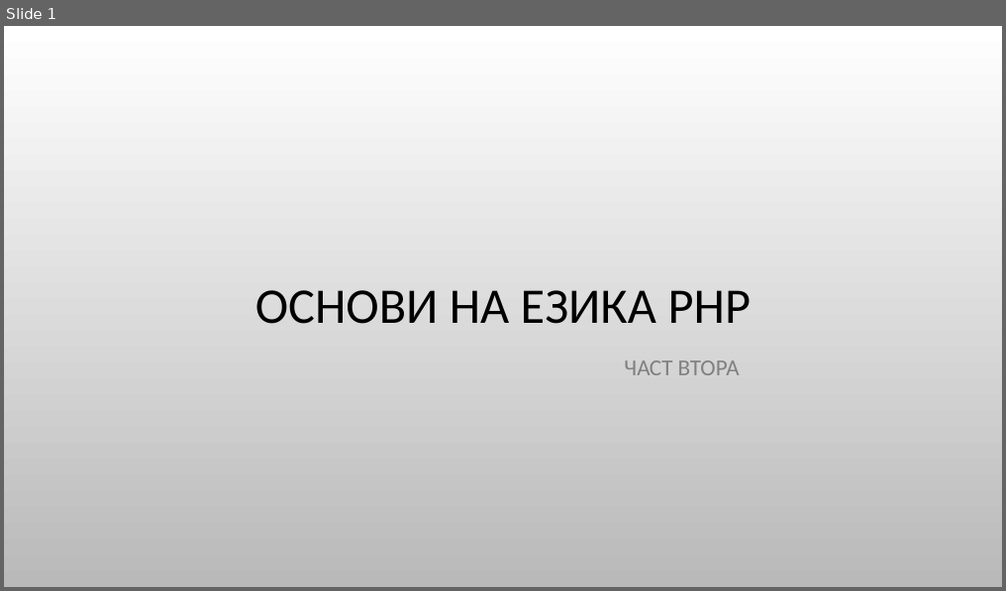
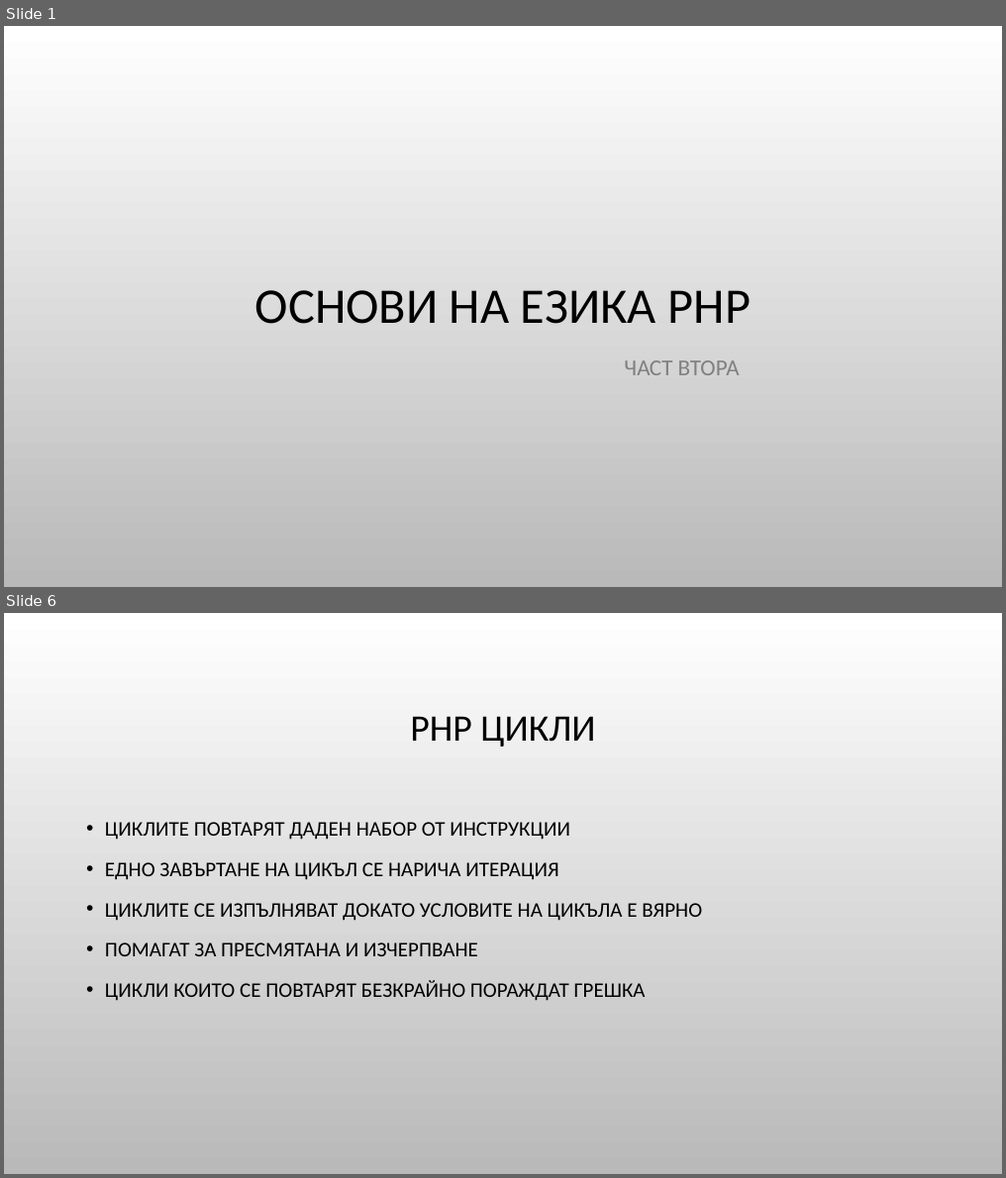
Before and after one commit to Bilyukov/php-mysql-course, a slide deck: 05.php-basics-2.pptx. Shown one above the other, each under a label of ours: slide 1 before the commit, slides 1 and 6 after it; the slides between them are not shown. The pictures are 1006x591 and 1006x1178 pixels, drawn with LibreOffice and Linux fonts; fonts in the diff are those of the drawing; background and template pictures are left out. Boxes give left, top, right and bottom in pixels: in the first picture for what was removed or moved away, otherwise in the second. Text is boxed around its words. In the diff, an @@ line names an element or a change of style, - is before the commit and + after.

```diff
--- a/05.php-basics-2.pptx
+++ b/05.php-basics-2.pptx
@@ slide 6 added at (4, 613, 1002, 1174), background picture (left out) @@
@@ title added at (410, 716, 595, 747), 36 pt, text #000000 @@
+PHP ЦИКЛИ
@@ text added at (105, 822, 702, 1001), 20 pt, text #000000 @@
+• ЦИКЛИТЕ ПОВТАРЯТ ДАДЕН НАБОР ОТ ИНСТРУКЦИИ
+• ЕДНО ЗАВЪРТАНЕ НА ЦИКЪЛ СЕ НАРИЧА ИТЕРАЦИЯ
+• ЦИКЛИТЕ СЕ ИЗПЪЛНЯВАТ ДОКАТО УСЛОВИТЕ НА ЦИКЪЛА Е ВЯРНО
+• ПОМАГАТ ЗА ПРЕСМЯТАНА И ИЗЧЕРПВАНЕ
+• ЦИКЛИ КОИТО СЕ ПОВТАРЯТ БЕЗКРАЙНО ПОРАЖДАТ ГРЕШКА
```
Also in this commit, not shown: 21 other slides added, 11 other files.
